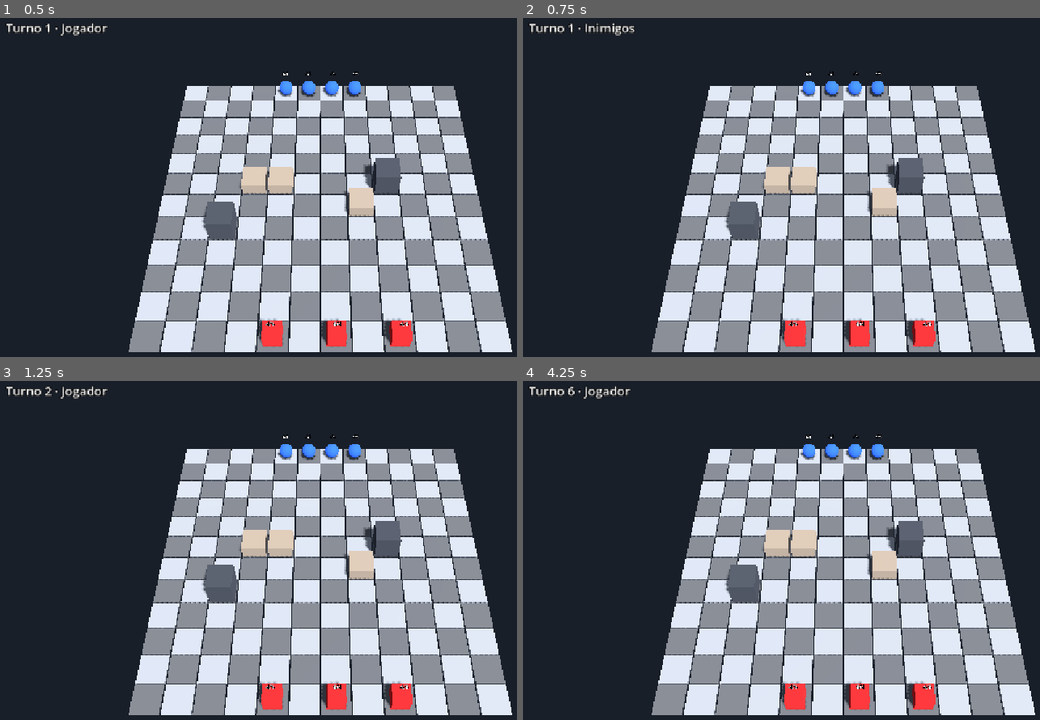
Above: before the commit, frames 1-4 (two rows, left to right).
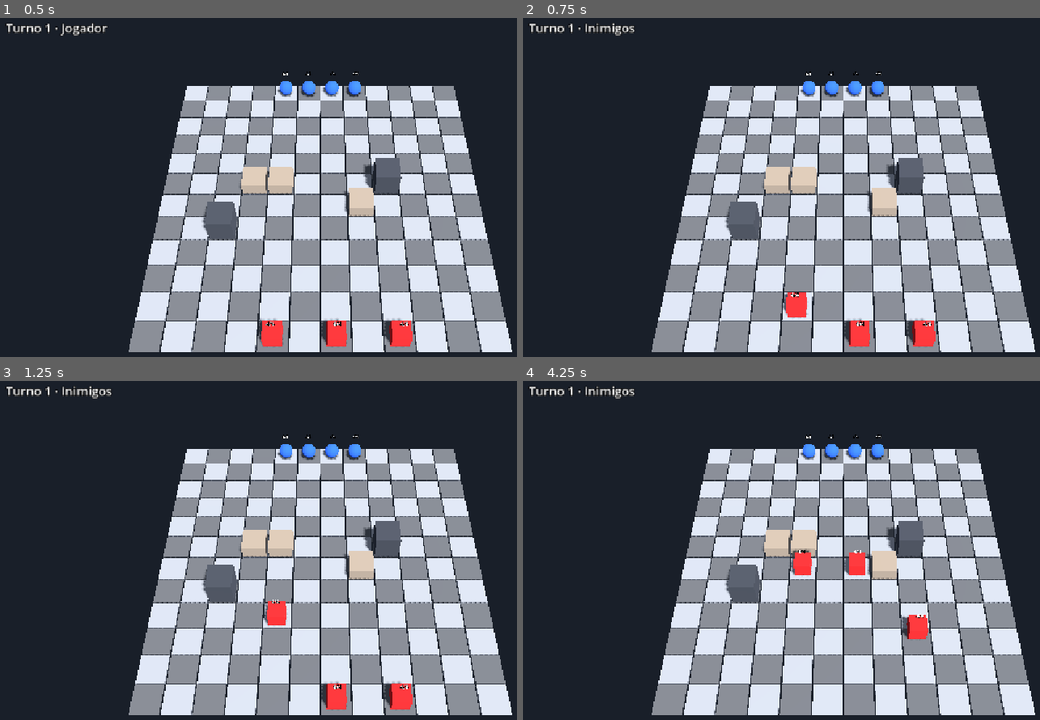
Above: after the commit, the same moments.

Repository: lcf-fernandes/codeName_Phantom1
Game: Godot game, scene res://scenes/tactical/maps/test_level.tscn
Two runs of this game, one before a commit and one after it. Both use one fixed random seed, a clock stepped at 60 frames per second and the inputs below.
Inputs (mouse positions are in pixels of both pictures, inside the frame that each line leads up to):
- Up to frame 1 (0.5 s): no input
- Up to frame 2 (0.75 s): tap Enter at 0.5, 0.6 s; move the mouse to (988, 177) at 0.52 s; click (988, 177) at 0.67 s
- Up to frame 3 (1.25 s): no input
- Up to frame 4 (4.25 s): move the mouse to (714, 574) at 1.27 s; tap Keypad Enter at 1.35, 2.85 s; click (714, 574) at 1.42 s; move the mouse to (905, 475) at 2.02 s; tap Enter at 2.1, 3.6 s; click (905, 475) at 2.17 s; move the mouse to (812, 631) at 2.77 s; click (812, 631) at 2.92 s; move the mouse to (1039, 611) at 3.52 s; click (1039, 611) at 3.67 s

Frame 1 is identical in both runs. In frame 2, 0.7% of the frame differs, in the area x 49-55%, y 80-98%; in frame 3, 0.8%; in frame 4, 2.2%, in the area x 8-80%, y 1-98%.

Commit message:
IA dos inimigos: mover em direcao ao soldado mais proximo

Diff:
--- a/scenes/tactical/maps/test_level.tscn
+++ b/scenes/tactical/maps/test_level.tscn
@@ -15,6 +15,7 @@
 [ext_resource type="Script" uid="uid://cj18sgo2n3y1w" path="res://scripts/tactical/combat/combat_calc.gd" id="13_hn5mr"]
 [ext_resource type="Script" uid="uid://b3lueo1geerpx" path="res://scripts/utils/debug_tools.gd" id="14_mud8y"]
 [ext_resource type="Script" uid="uid://ci0vot1vd8ekb" path="res://scripts/tactical/combat/attack_controller.gd" id="15_j0apw"]
+[ext_resource type="Script" uid="uid://dgtf6m6xtvhrw" path="res://scripts/ai/enemy_ai.gd" id="16_vrssf"]
 
 [node name="TestLevel" type="Node3D" unique_id=238378437]
 
@@ -71,3 +72,6 @@
 
 [node name="AttackController" type="Node" parent="." unique_id=200571942]
 script = ExtResource("15_j0apw")
+
+[node name="EnemyAI" type="Node" parent="." unique_id=368243089]
+script = ExtResource("16_vrssf")
--- /dev/null
+++ b/scripts/ai/enemy_ai.gd
@@ -0,0 +1,112 @@
+class_name EnemyAI
+extends Node
+## IA mínima dos inimigos: no turno deles, cada inimigo vivo anda em direção ao soldado
+## vivo mais próximo. Sem ataque, sem revide e sem condição de vitória.
+
+const UNITS_GROUP: StringName = &"units"
+
+## Caminho até o MovementRange (células alcançáveis e caminho).
+@export var movement_range_path: NodePath = ^"../MovementRange"
+## Caminho até o CombatCalc (distância em passos de grade).
+@export var combat_calc_path: NodePath = ^"../CombatCalc"
+## Espera entre um inimigo e o próximo, em segundos.
+@export var delay_between_enemies: float = 0.3
+
+var _movement_range: MovementRange
+var _combat_calc: CombatCalc
+
+
+func _ready() -> void:
+	_movement_range = get_node(movement_range_path) as MovementRange
+	_combat_calc = get_node(combat_calc_path) as CombatCalc
+	assert(_movement_range != null, "EnemyAI: movement_range_path não aponta para um MovementRange.")
+	assert(_combat_calc != null, "EnemyAI: combat_calc_path não aponta para um CombatCalc.")
+
+
+## Roda o turno dos inimigos: renova os PA de todos e move um inimigo por vez, em ordem de nome.
+## Termina quando todos agiram, ou antes, se não houver soldado vivo.
+func run_enemy_turn() -> void:
+	var enemies: Array[Unit] = _living_units(Unit.Team.ENEMY)
+	enemies.sort_custom(func(a: Unit, b: Unit) -> bool: return a.unit_name < b.unit_name)
+	for enemy: Unit in enemies:
+		enemy.reset_actions()
+
+	for i: int in enemies.size():
+		var enemy: Unit = enemies[i]
+		var target: Unit = _nearest_soldier(enemy)
+		if target == null:
+			print("IA: sem soldados vivos")
+			return
+
+		var from_cell: Vector2i = enemy.cell
+		var destination: Vector2i = _choose_destination(enemy, target)
+		if destination == from_cell:
+			print("IA: %s fica parado" % enemy.unit_name)
+		else:
+			var path: Array[Vector2i] = _movement_range.get_move_path(enemy, destination)
+			enemy.spend_action(1)
+			enemy.move_along_path(path)
+			await enemy.move_finished
+			print("IA: %s -> alvo %s | (%d, %d) -> (%d, %d) | %d passos" % [
+				enemy.unit_name, target.unit_name, from_cell.x, from_cell.y,
+				enemy.cell.x, enemy.cell.y, path.size()
+			])
+
+		if i < enemies.size() - 1:
+			await get_tree().create_timer(delay_between_enemies).timeout
+
+
+# Unidades vivas do lado informado (as mortas saem do grupo "units").
+func _living_units(team: Unit.Team) -> Array[Unit]:
+	var result: Array[Unit] = []
+	for node: Node in get_tree().get_nodes_in_group(UNITS_GROUP):
+		var unit: Unit = node as Unit
+		if unit != null and unit.team == team and unit.hp > 0:
+			result.append(unit)
+	return result
+
+
+# Soldado vivo mais próximo (distância em passos de grade); empate: menor nome.
+func _nearest_soldier(enemy: Unit) -> Unit:
+	var best: Unit = null
+	var best_distance: int = 0
+	for soldier: Unit in _living_units(Unit.Team.SQUAD):
+		var distance: int = _combat_calc.get_distance(enemy.cell, soldier.cell)
+		if best == null or distance < best_distance \
+				or (distance == best_distance and soldier.unit_name < best.unit_name):
+			best = soldier
+			best_distance = distance
+	return best
+
+
+# Entre as células alcançáveis, a mais perto do alvo; empate: menor custo, depois menor y,
+# depois menor x. Se nenhuma for melhor que a posição atual, devolve a própria célula do inimigo.
+func _choose_destination(enemy: Unit, target: Unit) -> Vector2i:
+	var current_distance: int = _combat_calc.get_distance(enemy.cell, target.cell)
+	var reachable: Dictionary[Vector2i, int] = _movement_range.compute_reachable(enemy)
+
+	var found: bool = false
+	var best_cell: Vector2i = enemy.cell
+	var best_distance: int = current_distance
+	var best_cost: int = 0
+	for cell: Vector2i in reachable.keys():
+		var distance: int = _combat_calc.get_distance(cell, target.cell)
+		if distance >= current_distance:
+			continue
+		var cost: int = reachable[cell]
+		if not found or _is_better(distance, cost, cell, best_distance, best_cost, best_cell):
+			found = true
+			best_cell = cell
+			best_distance = distance
+			best_cost = cost
+	return best_cell
+
+
+func _is_better(distance: int, cost: int, cell: Vector2i, best_distance: int, best_cost: int, best_cell: Vector2i) -> bool:
+	if distance != best_distance:
+		return distance < best_distance
+	if cost != best_cost:
+		return cost < best_cost
+	if cell.y != best_cell.y:
+		return cell.y < best_cell.y
+	return cell.x < best_cell.x
--- a/scripts/tactical/turn_system/turn_manager.gd
+++ b/scripts/tactical/turn_system/turn_manager.gd
@@ -15,14 +15,20 @@
 
 ## Duração do turno dos inimigos (por enquanto só uma espera), em segundos.
 @export var enemy_turn_duration: float = 0.5
+## Caminho até o EnemyAI (quem joga o turno dos inimigos).
+@export var enemy_ai_path: NodePath = ^"../EnemyAI"
 
 ## Número do turno atual (começa em 1; o turno dos inimigos tem o mesmo número do turno do jogador).
 var turn_number: int = 1
 ## Lado que está jogando agora.
 var side: TurnSide = TurnSide.PLAYER
 
+var _enemy_ai: EnemyAI
+
 
 func _ready() -> void:
+	_enemy_ai = get_node(enemy_ai_path) as EnemyAI
+	assert(_enemy_ai != null, "TurnManager: enemy_ai_path não aponta para um EnemyAI.")
 	# Adiado para que os nós que ouvem os sinais já estejam conectados.
 	_announce_player_turn.call_deferred()
 
@@ -50,7 +56,7 @@
 	side = TurnSide.ENEMY
 	turn_started.emit(turn_number, TurnSide.ENEMY)
 	print("Turno dos inimigos (sem ação por enquanto)")
-	await get_tree().create_timer(enemy_turn_duration).timeout
+	await _enemy_ai.run_enemy_turn()
 	turn_ended.emit(turn_number, TurnSide.ENEMY)
 
 	turn_number += 1
Not shown, changed: addons/godot_mcp/cache/undo/stack.json
Not shown, added: scripts/ai/enemy_ai.gd.uid
